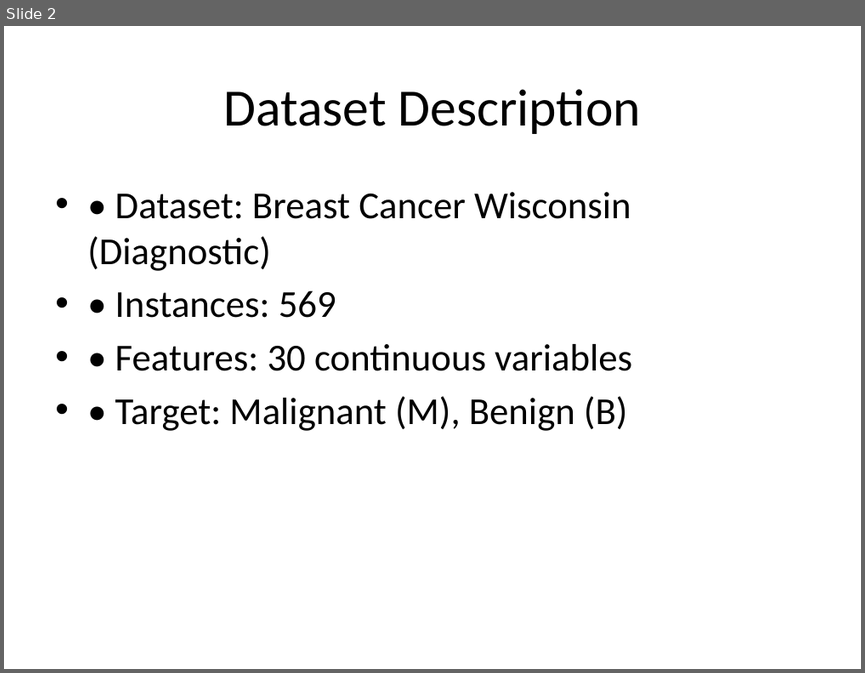
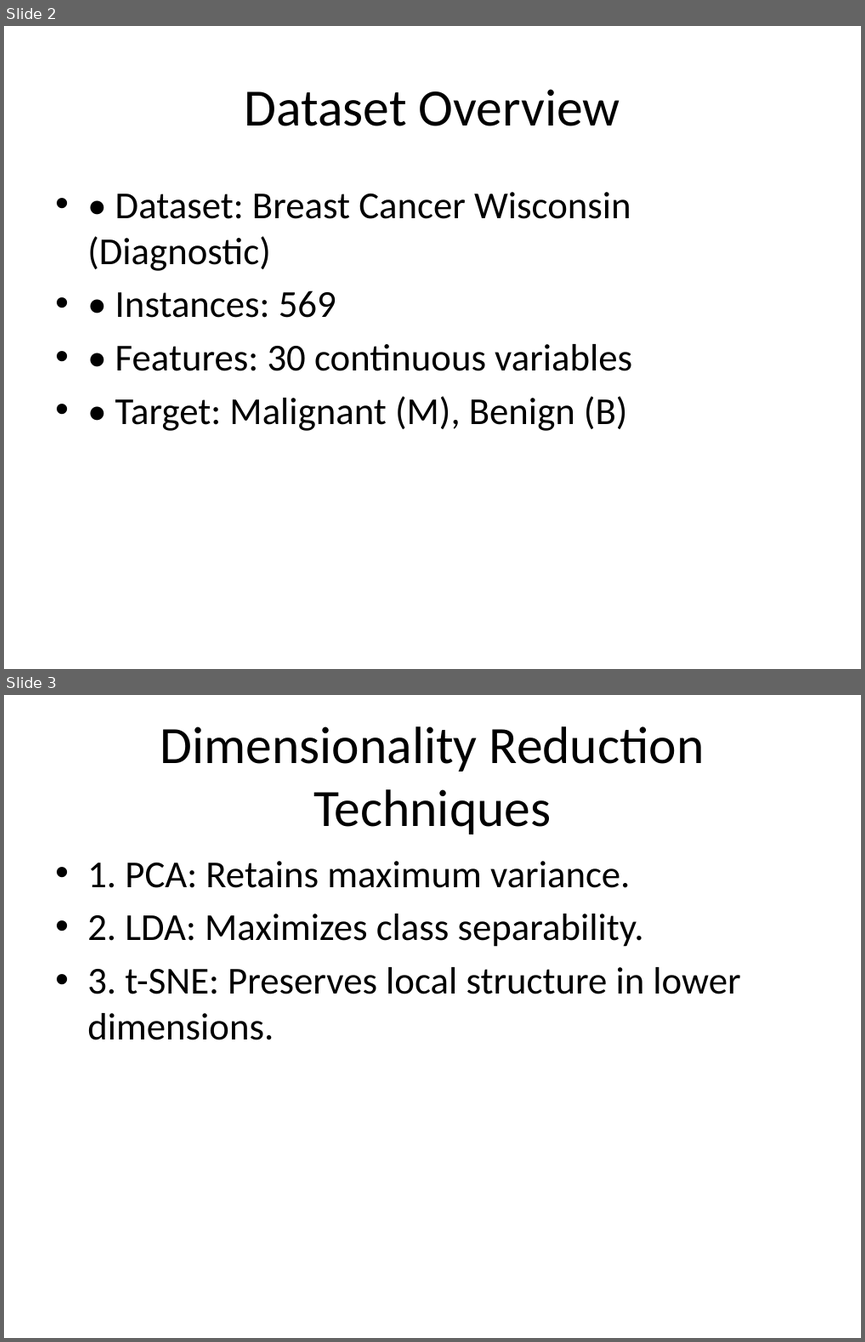
Before and after one commit to firatkaanbitmez/pattern-recognition, a slide deck: breast-cancer-analysis/Documents/breast_cancer.pptx. Shown one above the other, each under a label of ours: slide 2 before the commit, slides 2 and 3 after it. The pictures are 865x673 and 865x1342 pixels, drawn with LibreOffice and Linux fonts; fonts in the diff are those of the drawing. Boxes give left, top, right and bottom in pixels: in the first picture for what was removed or moved away, otherwise in the second. Text is boxed around its words. In the diff, an @@ line names an element or a change of style, - is before the commit and + after.

```diff
--- a/breast-cancer-analysis/Documents/breast_cancer.pptx
+++ b/breast-cancer-analysis/Documents/breast_cancer.pptx
@@ slide 3 added at bbox=[4, 695, 861, 1338], background #FFFFFF @@
@@ title added at bbox=[160, 726, 704, 834], 44 pt, text #000000 @@
+Dimensionality Reduction Techniques
@@ text added at bbox=[87, 861, 740, 1040], 32 pt, text #000000 @@
+• 1. PCA: Retains maximum variance.
+• 2. LDA: Maximizes class separability.
+• 3. t-SNE: Preserves local structure in lower dimensions.
@@ slide 2 changed as well @@
@@ title at bbox=[245, 89, 620, 126]: text changed @@
-Dataset Description
+Dataset Overview
```
Also in this commit, not shown: 3 other slides changed, 2 other slides added, 5 other files.
